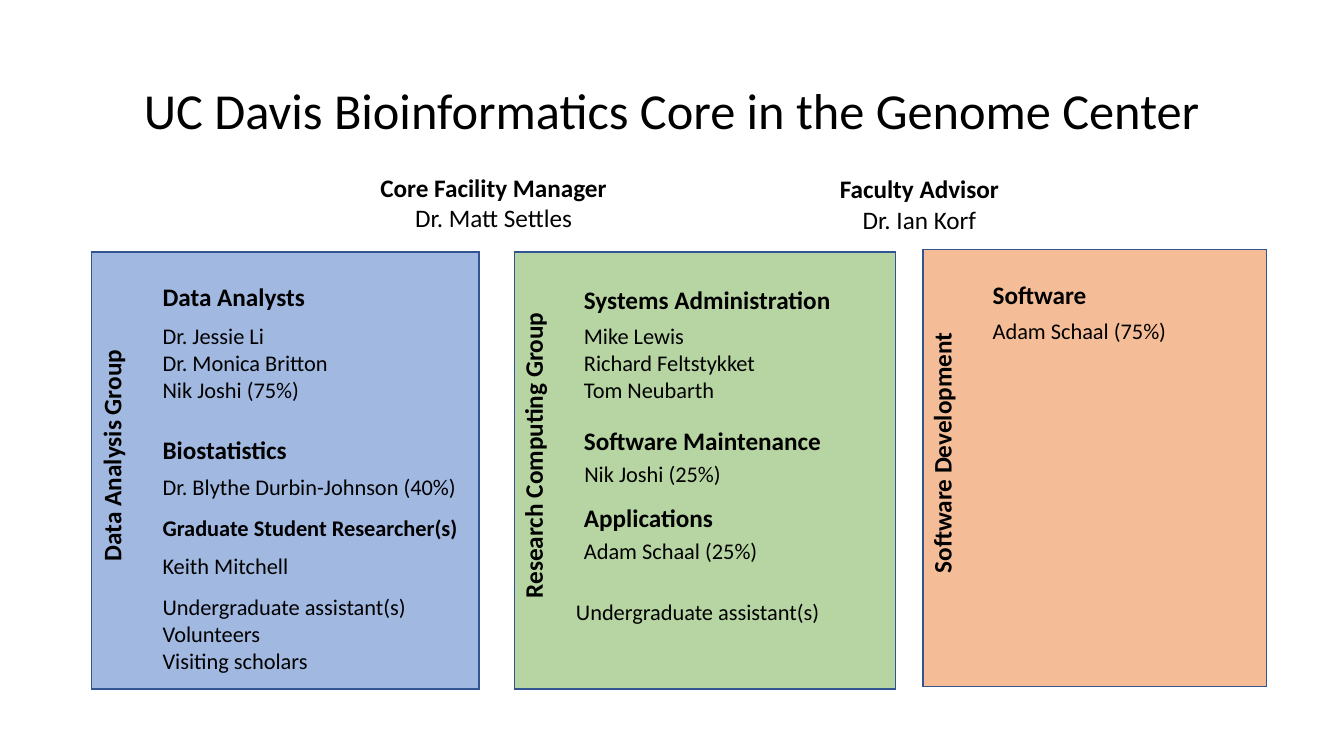
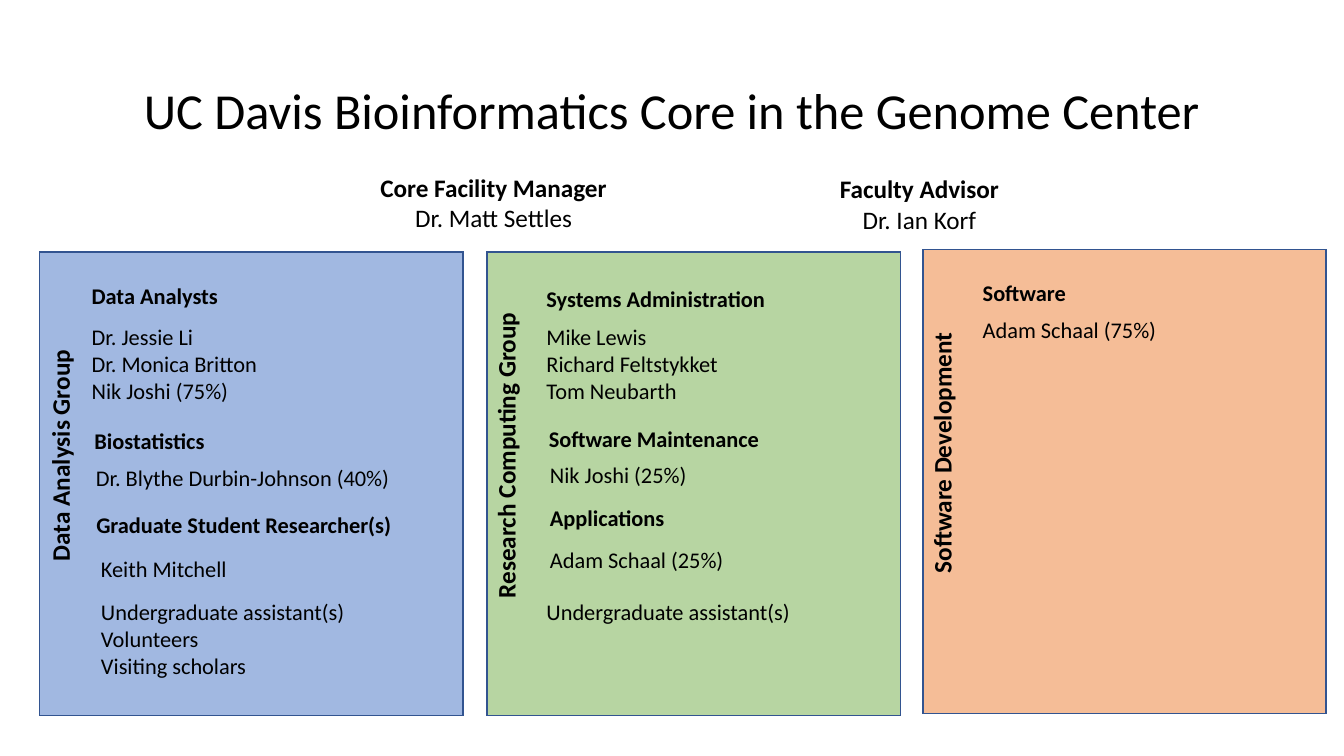
Before and after one commit to ucdavis-bioinformatics-training/2019_September_UCD_Microbial_Community_Analysis_Workshop, a slide deck: slide 1 of base_figures/Bioinfo_Staff.pptx. Drawn at 1344x756 pixels with LibreOffice and Linux fonts; fonts in the diff are those of the drawing. Boxes give left, top, right and bottom in pixels: in the first picture for what was removed or moved away, otherwise in the second. Text is boxed around its words. In the diff, an @@ line names an element or a change of style, - is before the commit and + after.

```diff
--- a/base_figures/Bioinfo_Staff.pptx
+++ b/base_figures/Bioinfo_Staff.pptx
@@ rectangle: place and size @@
-rectangle at (92,252,480,690)
+rectangle at (39,252,463,716)
@@ rectangle: place and size @@
-rectangle at (514,252,895,690)
+rectangle at (487,252,900,716)
@@ rectangle: place and size @@
-rectangle at (924,250,1267,688)
+rectangle at (924,250,1327,714)
@@ text "Data Analysis Group": place and size @@
-text "Data Analysis Group" at (97,356,128,560)
+text "Data Analysis Group" at (46,356,77,560)
@@ text "Data Analysts": place and size @@
-text "Data Analysts" at (163,288,305,310)
+text "Data Analysts" at (92,288,218,308)
@@ text "Research Computing Group": place and size @@
-text "Research Computing Group" at (519,319,550,595)
+text "Research Computing Group" at (492,319,523,595)
@@ text "Systems Administration": place and size @@
-text "Systems Administration" at (584,291,830,313)
+text "Systems Administration" at (546,291,765,311)
@@ text "Software": place and size @@
-text "Software" at (993,286,1087,305)
+text "Software" at (983,285,1066,301)
@@ text "Dr. Jessie Li": place and size @@
-text "Dr. Jessie Li" at (163,328,328,401)
+text "Dr. Jessie Li" at (92,329,257,402)
@@ text "Mike Lewis": place and size @@
-text "Mike Lewis" at (584,328,755,398)
+text "Mike Lewis" at (546,329,718,399)
@@ text "Adam Schaal (75%)": place and size @@
-text "Adam Schaal (75%)" at (993,323,1166,342)
+text "Adam Schaal (75%)" at (983,322,1156,341)
@@ size 18 to 16 pt in 6 elements at (983,285,1066,301), (550,510,664,530), (549,431,759,447), (546,291,765,311), (92,288,218,308), (94,433,204,449) @@
@@ text "Biostatistics": place and size @@
-text "Biostatistics" at (163,441,287,459)
+text "Biostatistics" at (94,433,204,449)
@@ 3 texts: place and size @@
-3 texts at (584,432,821,531)
+3 texts at (549,431,759,530)
@@ text "Dr. Blythe Durbin-Johnson (40%)": place and size @@
-text "Dr. Blythe Durbin-Johnson (40%)" at (163,479,456,499)
+text "Dr. Blythe Durbin-Johnson (40%)" at (96,470,389,490)
@@ text "Graduate Student Researcher(s)": place and size @@
-text "Graduate Student Researcher(s)" at (163,519,458,539)
+text "Graduate Student Researcher(s)" at (96,516,391,536)
@@ text "Keith Mitchell": place and size @@
-text "Keith Mitchell" at (163,558,288,574)
+text "Keith Mitchell" at (101,561,227,577)
@@ text "Adam Schaal (25%)": place and size @@
-text "Adam Schaal (25%)" at (584,543,757,562)
+text "Adam Schaal (25%)" at (550,552,723,571)
@@ text "Undergraduate assistant(s)": place and size @@
-text "Undergraduate assistant(s)" at (163,599,406,673)
+text "Undergraduate assistant(s)" at (101,604,344,678)
@@ text "Undergraduate assistant(s)": place and size @@
-text "Undergraduate assistant(s)" at (576,604,819,624)
+text "Undergraduate assistant(s)" at (546,604,790,624)
```
Also in this commit, not shown: 1 other file.
